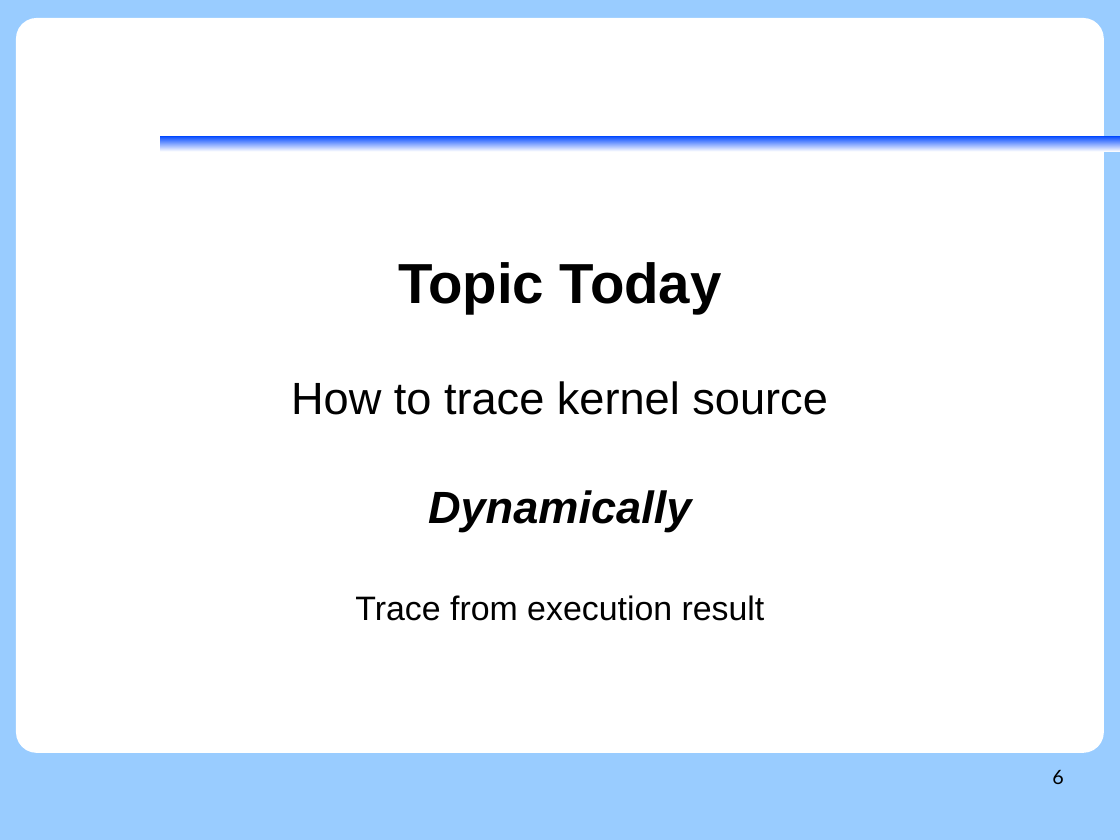
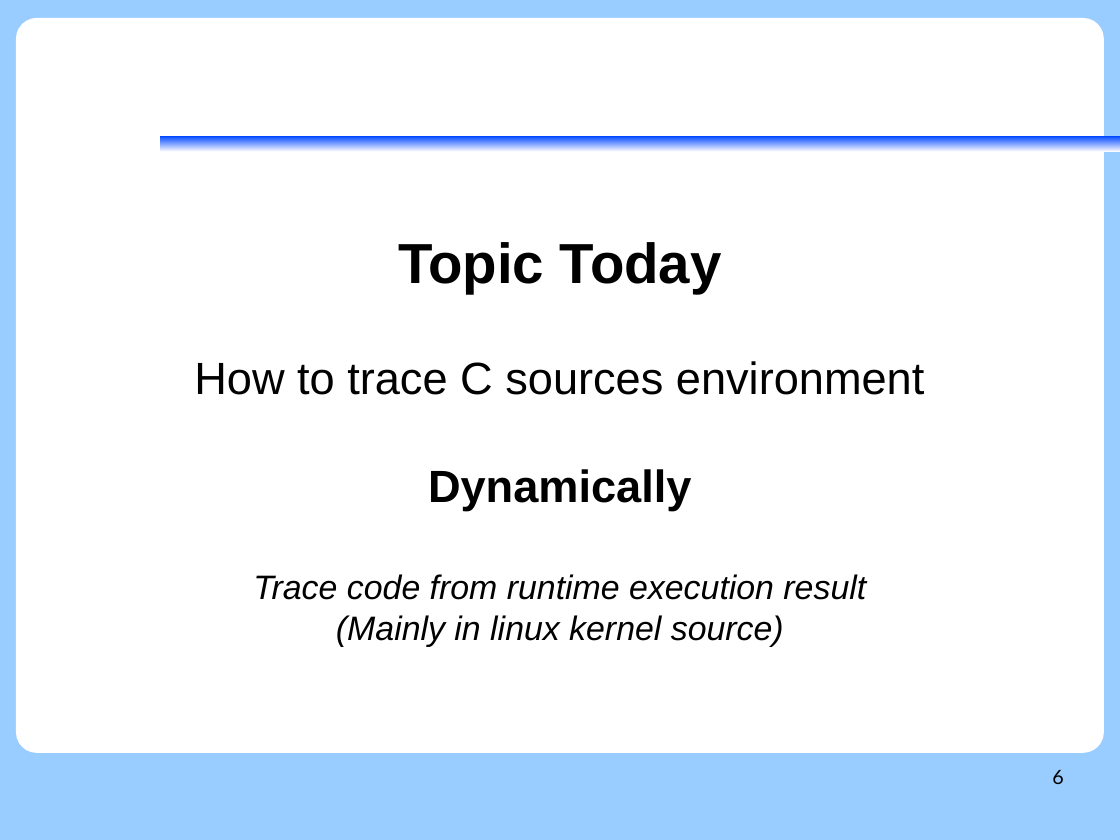
Before and after one commit to vh21/documents, a slide deck: slide 6 of linux/trace-code-tips.odp. Drawn at 1120x840 pixels with LibreOffice and Linux fonts; fonts in the diff are those of the drawing; background and template pictures are left out. Boxes give left, top, right and bottom in pixels: in the first picture for what was removed or moved away, otherwise in the second. Text is boxed around its words. In the diff, an @@ line names an element or a change of style, - is before the commit and + after.

Commit message:
linux: tweak slide

```diff
--- a/linux/trace-code-tips.odp
+++ b/linux/trace-code-tips.odp
@@ subtitle at (194, 361, 924, 395): text changed @@
-How to trace kernel source
+How to trace C sources environment
@@ subtitle at (428, 469, 691, 511): italic off in "Dynamically" @@
@@ subtitle at (253, 574, 866, 647): text changed; italic on @@
-Trace from execution result
+Trace code from runtime execution result
+(Mainly in linux kernel source)
```
Also in this commit, not shown: 18 other slides changed, 5 slides added, 4 slides removed.
